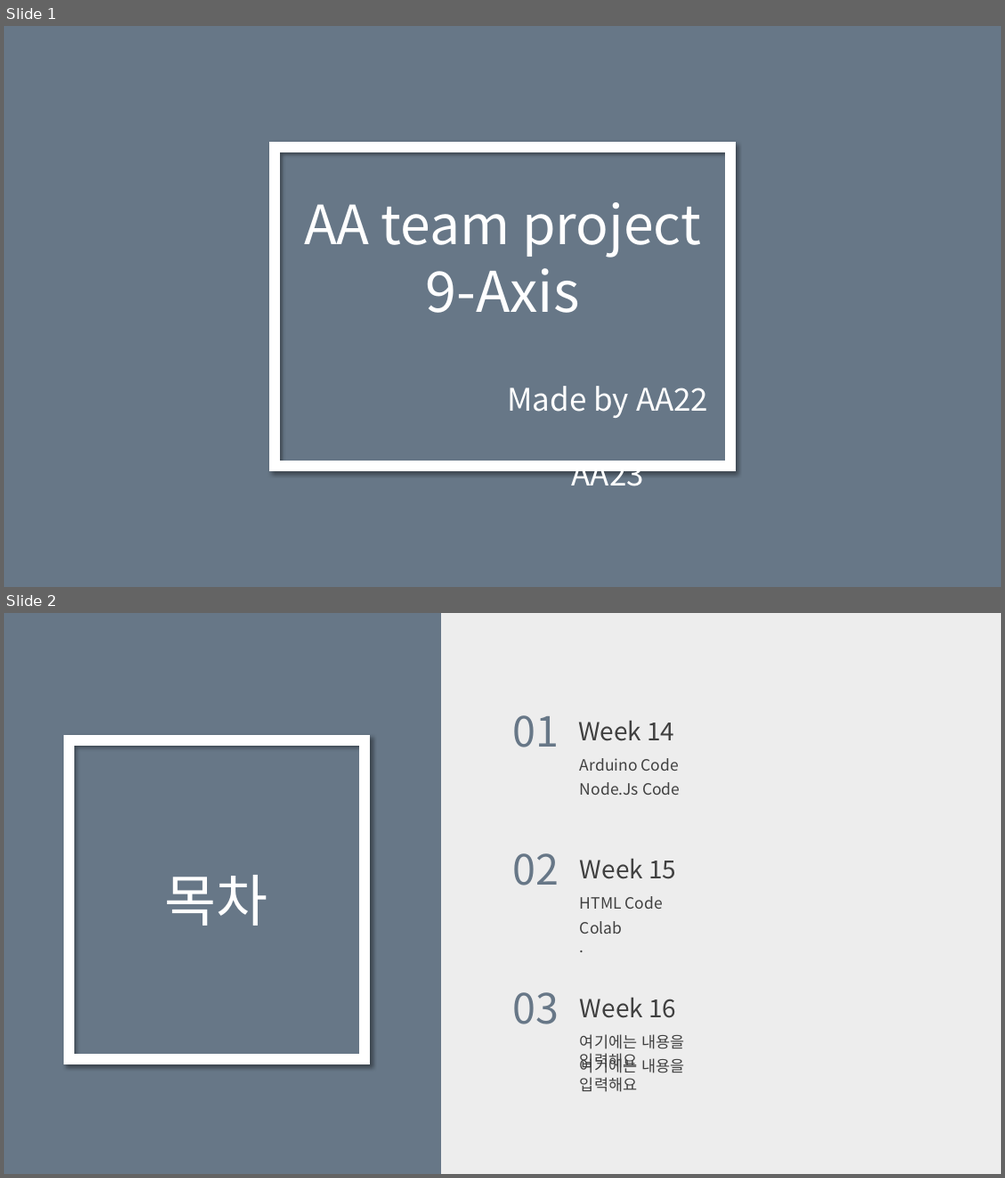
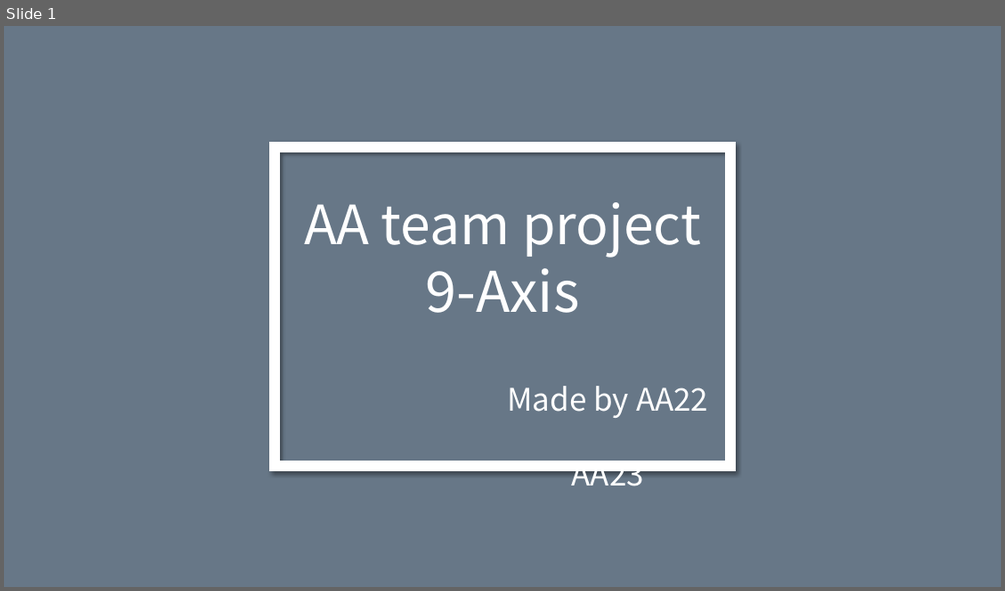
Before and after one commit to Endien96/AA22, a slide deck: AA22_FinalProject/Week15/PPT/ppt.pptx. Shown one above the other, each under a label of ours: slides 1 and 2 before the commit, slide 1 after it. The pictures are 1005x1178 and 1005x591 pixels, drawn with LibreOffice and Linux fonts; fonts in the diff are those of the drawing. Boxes give left, top, right and bottom in pixels: in the first picture for what was removed or moved away, otherwise in the second. Text is boxed around its words. In the diff, an @@ line names an element or a change of style, - is before the commit and + after.

```diff
--- a/AA22_FinalProject/Week15/PPT/ppt.pptx
+++ b/AA22_FinalProject/Week15/PPT/ppt.pptx
@@ slide 2 removed at <box>4,613,1001,1174</box>, background #D9D9D9 at 46% opacity @@
@@ rectangle removed at <box>4,613,441,1174</box> @@
@@ text removed at <box>513,715,559,747</box> @@
-01
@@ rectangle removed at <box>68,740,364,1060</box> @@
@@ text removed at <box>578,720,674,741</box> @@
-Week 14
@@ text removed at <box>580,758,679,771</box> @@
-Arduino Code
@@ text removed at <box>580,782,680,795</box> @@
-Node.Js Code
@@ text removed at <box>165,875,268,925</box> @@
-목차
@@ text removed at <box>513,853,559,885</box> @@
-02
@@ text removed at <box>580,858,676,879</box> @@
-Week 15
@@ text removed at <box>580,896,663,908</box> @@
-HTML Code
@@ text removed at <box>580,921,622,933</box> @@
-Colab.
@@ text removed at <box>513,992,559,1024</box> @@
-03
@@ text removed at <box>580,997,676,1018</box> @@
-Week 16
@@ text removed at <box>580,1034,684,1070</box> @@
-여기에는 내용을 입력해요
@@ text removed at <box>580,1055,684,1092</box> @@
-여기에는 내용을 입력해요
```
Also in this commit, not shown: 15 slides added, 5 other files.
